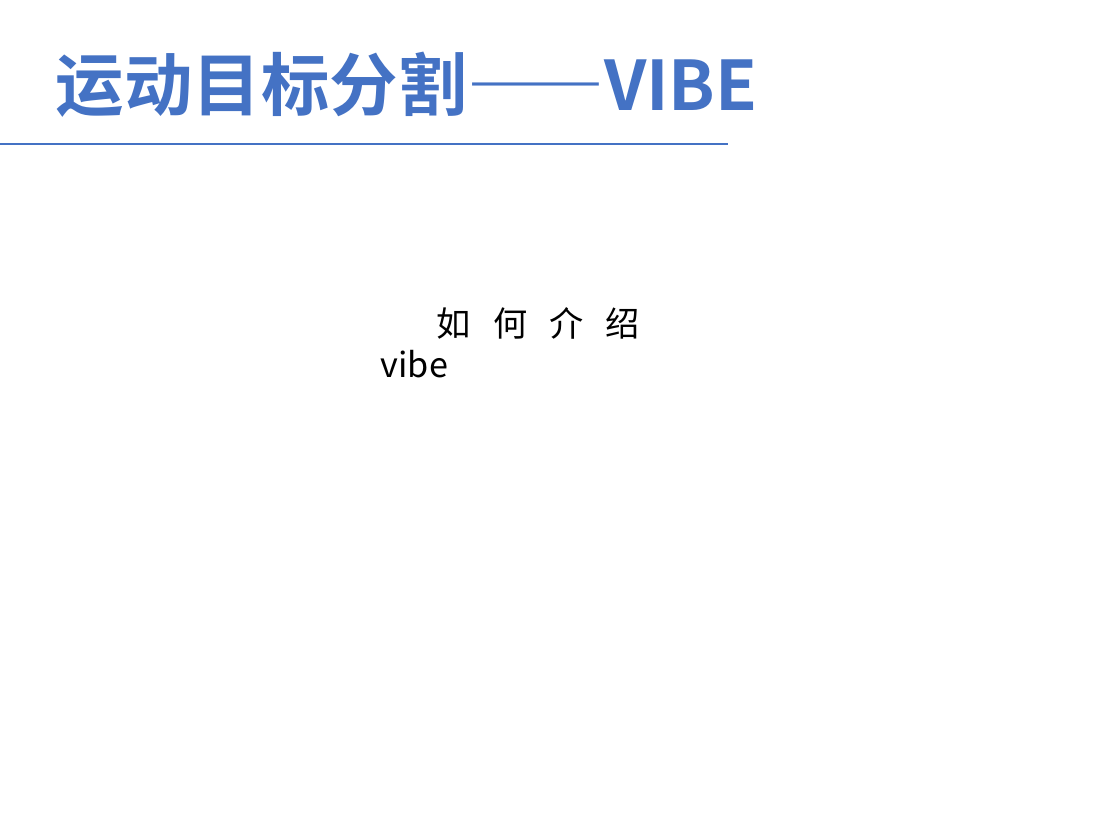
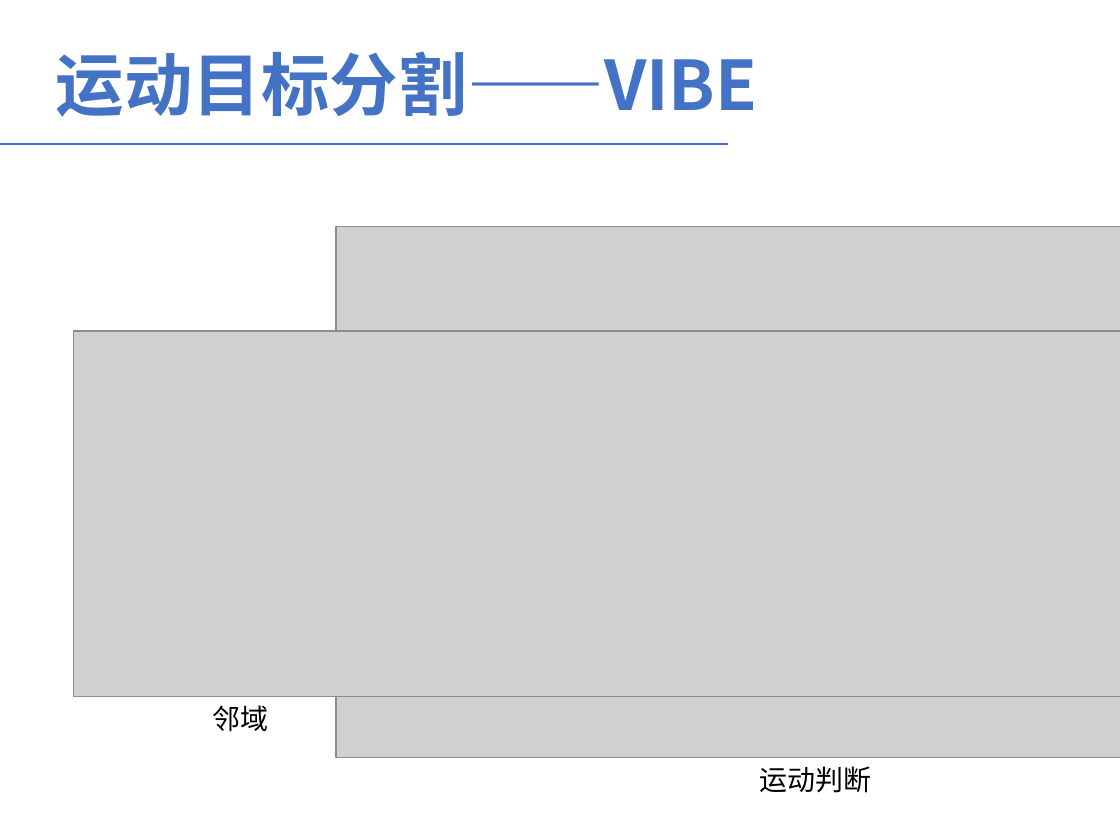
Before and after one commit to LauraCaiMin/JavaCode, a slide deck: slide 17 of 基于视频分析的森林烟火识别算法研究-蔡敏.pptx. Drawn at 1120x840 pixels with LibreOffice and Linux fonts; fonts in the diff are those of the drawing; grey boxes stand for pictures. Boxes give left, top, right and bottom in pixels: in the first picture for what was removed or moved away, otherwise in the second. Text is boxed around its words. In the diff, an @@ line names an element or a change of style, - is before the commit and + after.

```diff
--- a/基于视频分析的森林烟火识别算法研究-蔡敏.pptx
+++ b/基于视频分析的森林烟火识别算法研究-蔡敏.pptx
@@ picture added at (336, 226, 1120, 757) @@
@@ text removed at (381, 307, 640, 378) @@
-如何介绍vibe
@@ picture added at (73, 332, 1120, 697) @@
@@ text added at (213, 705, 269, 732), 18 pt, text #000000 @@
+邻域
@@ text added at (760, 766, 872, 793), 18 pt, text #000000 @@
+运动判断
```
Also in this commit, not shown: 3 other slides changed.
